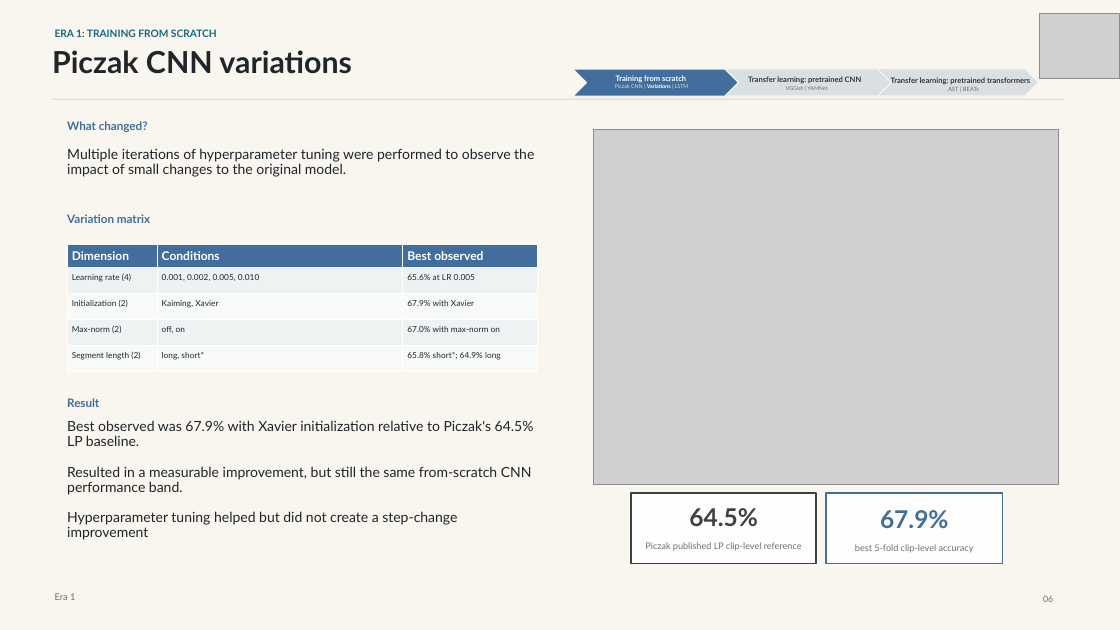
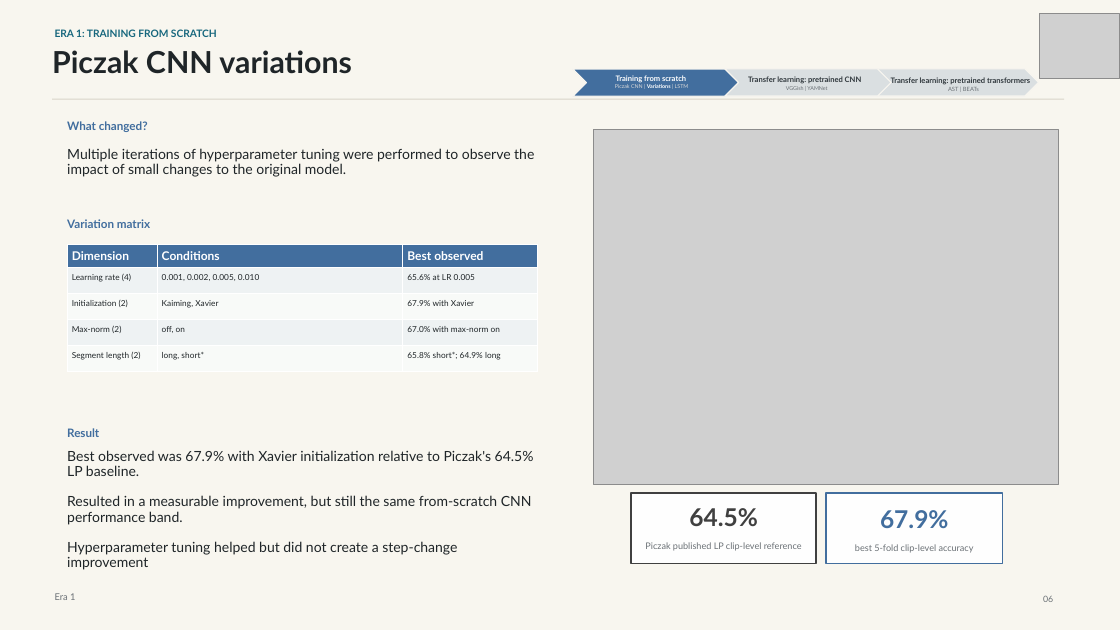
Before and after one commit to JdogLloyd1/DeepLearning5888Project, a slide deck: slide 7 of Docs/Final_Project_Presentation_Draft.pptx. Drawn at 1120x630 pixels with LibreOffice and Linux fonts; fonts in the diff are those of the drawing; grey boxes stand for pictures. Boxes give left, top, right and bottom in pixels: in the first picture for what was removed or moved away, otherwise in the second. Text is boxed around its words. In the diff, an @@ line names an element or a change of style, - is before the commit and + after.

```diff
--- a/Docs/Final_Project_Presentation_Draft.pptx
+++ b/Docs/Final_Project_Presentation_Draft.pptx
@@ text "Variation matrix": place and size @@
-text "Variation matrix" at [67, 214, 150, 223]
+text "Variation matrix" at [67, 219, 150, 228]
@@ text "Result": place and size @@
-text "Result" at [67, 398, 99, 407]
+text "Result" at [67, 428, 99, 437]
@@ text "Best observed was 67.9% with ...": place and size @@
-text "Best observed was 67.9% with ..." at [67, 420, 534, 540]
+text "Best observed was 67.9% with ..." at [67, 450, 534, 570]
```
Also in this commit, not shown: 5 other slides changed.
